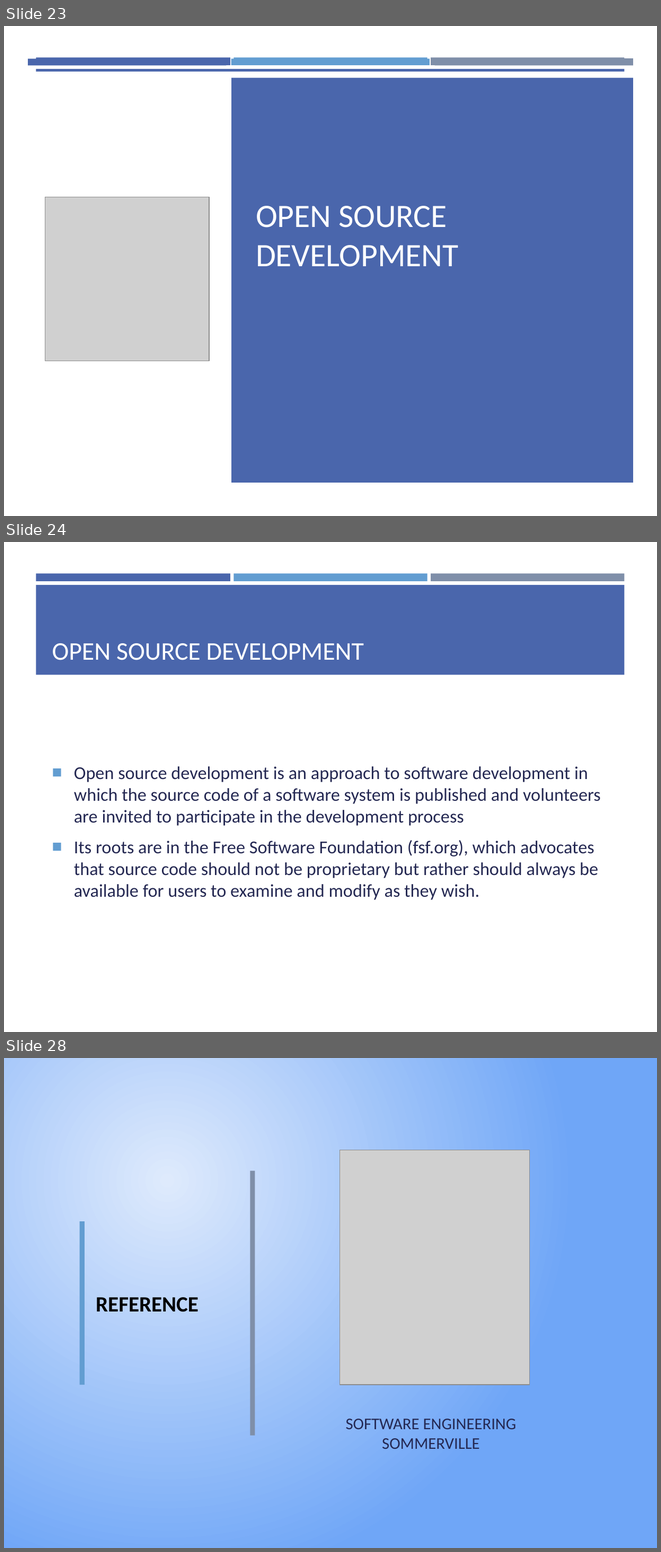
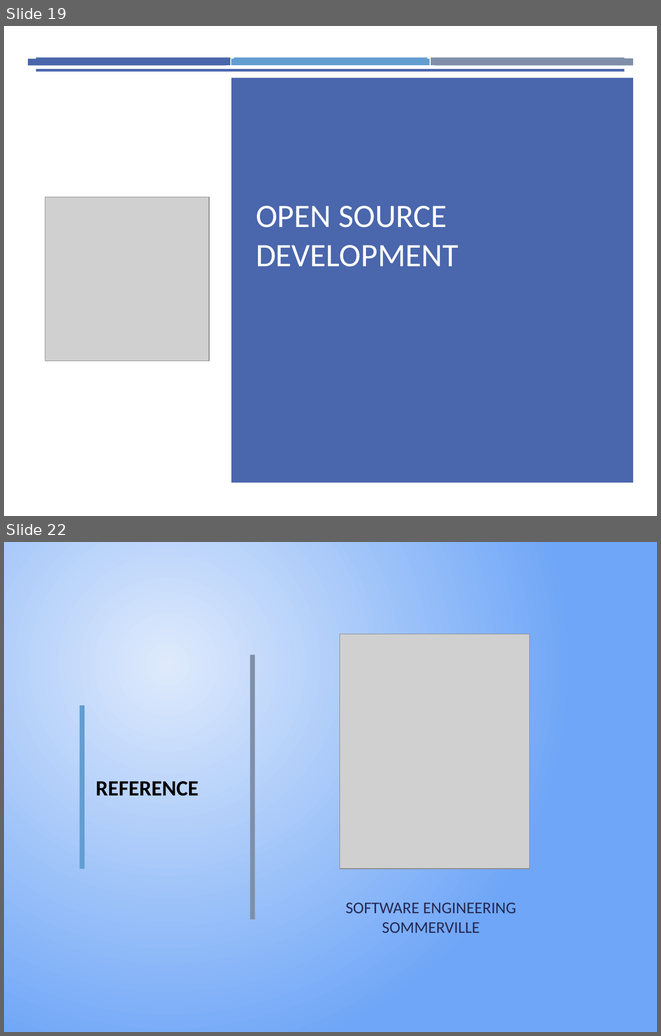
Before and after one commit to yazdipour/presentations, a slide deck: 2019Nov_Design_Implementation/Ch7.pptx. Shown one above the other, each under a label of ours: slides 23, 24 and 28 before the commit, slides 19 and 22 after it; the slides between them are not shown. The pictures are 661x1552 and 661x1036 pixels, drawn with LibreOffice and Linux fonts; fonts in the diff are those of the drawing; grey boxes stand for pictures. Boxes give left, top, right and bottom in pixels: in the first picture for what was removed or moved away, otherwise in the second. Text is boxed around its words. In the diff, an @@ line names an element or a change of style, - is before the commit and + after.

```diff
--- a/2019Nov_Design_Implementation/Ch7.pptx
+++ b/2019Nov_Design_Implementation/Ch7.pptx
@@ slide 24 removed at <box>4,542,657,1032</box>, background #FFFFFF; not listed: 4 template elements that a slide beside it also shows @@
@@ title removed at <box>52,643,364,660</box> @@
-OPEN SOURCE DEVELOPMENT
@@ text removed at <box>74,766,601,900</box> @@
-■ Open source development is an approach to software development in which the source code of a software system is published and volunteers are invited to participate in the development process
-■ Its roots are in the Free Software Foundation (fsf.org), which advocates that source code should not be proprietary but rather should always be available for users to examine and modify as they wish.
@@ what was slide 23 is now slide 19 @@
@@ what was slide 28 is now slide 22 @@
```
Also in this commit, not shown: 6 slides changed, 1 slide added, 6 other slides removed.
